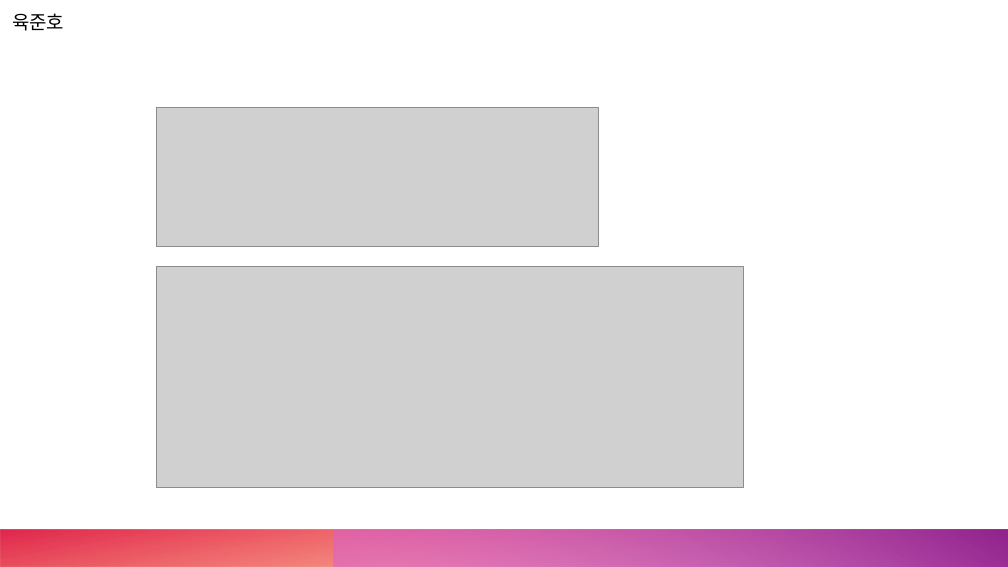
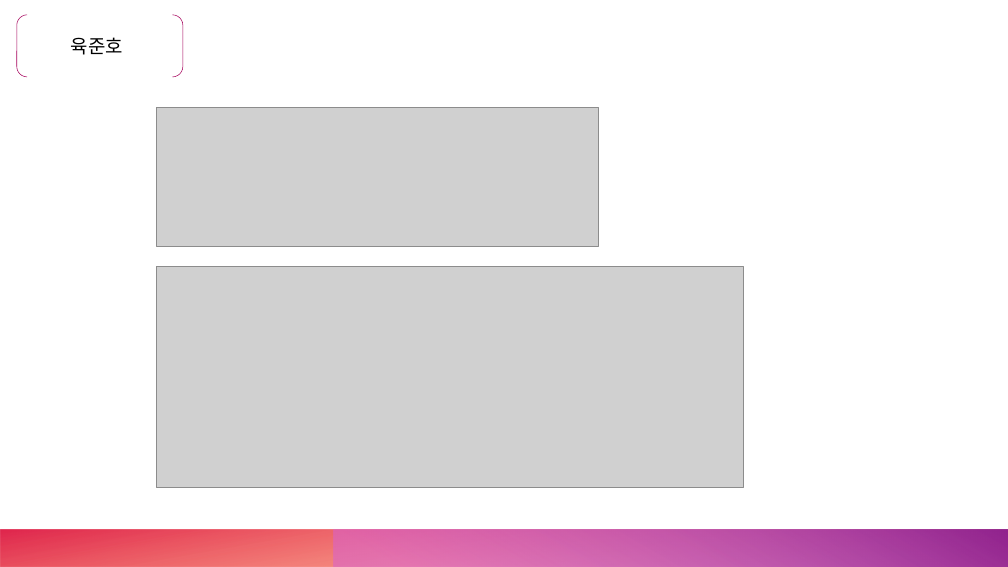
Before and after one commit to Mrgil0/FourGlass, a slide deck: slide 7 of FourGlass/FourGlass.pptx. Drawn at 1008x567 pixels with LibreOffice and Linux fonts; fonts in the diff are those of the drawing; grey boxes stand for pictures. Boxes give left, top, right and bottom in pixels: in the first picture for what was removed or moved away, otherwise in the second. Text is boxed around its words. In the diff, an @@ line names an element or a change of style, - is before the commit and + after.

```diff
--- a/FourGlass/FourGlass.pptx
+++ b/FourGlass/FourGlass.pptx
@@ bracket pair added at <box>17,15,183,77</box>, outline #A6025C 0.5 pt @@
@@ text "육준호": place and size @@
-text "육준호" at <box>12,13,64,31</box>
+text "육준호" at <box>71,37,123,55</box>
```
Also in this commit, not shown: 7 other slides changed.
